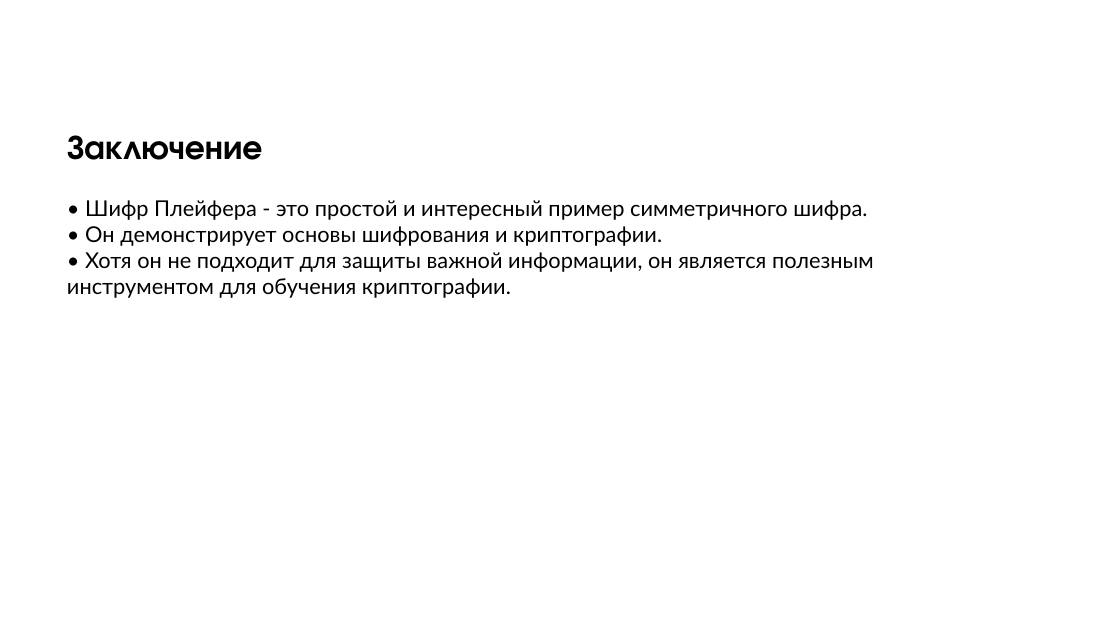
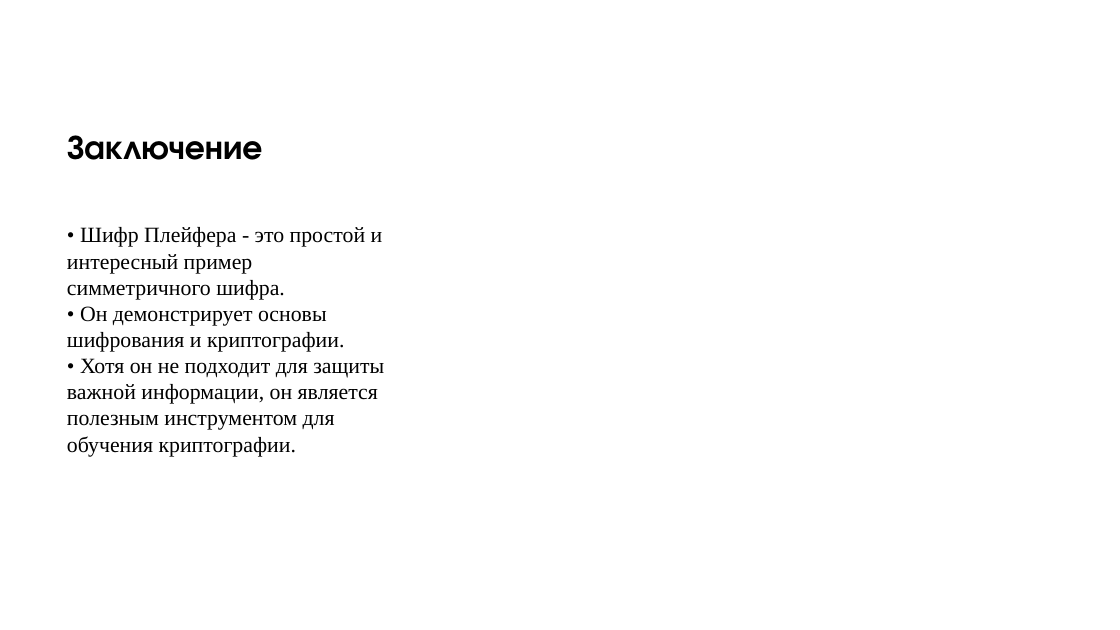
Before and after one commit to TiKhon-it/PlayFair, a slide deck: slide 12 of Реализация шифратора Плейфера на Python.pptx (slide 13 before the commit). Drawn at 1120x630 pixels with LibreOffice and Linux fonts; fonts in the diff are those of the drawing; background and template pictures are left out. Boxes give left, top, right and bottom in pixels: in the first picture for what was removed or moved away, otherwise in the second. Text is boxed around its words. In the diff, an @@ line names an element or a change of style, - is before the commit and + after.

```diff
--- a/Реализация шифратора Плейфера на Python.pptx
+++ b/Реализация шифратора Плейфера на Python.pptx
@@ text "• Шифр Плейфера - это ..." at [67, 227, 384, 457]: font Lato to Times New Roman @@
```
Also in this commit, not shown: 11 other slides changed, 2 slides added, 3 slides removed.
